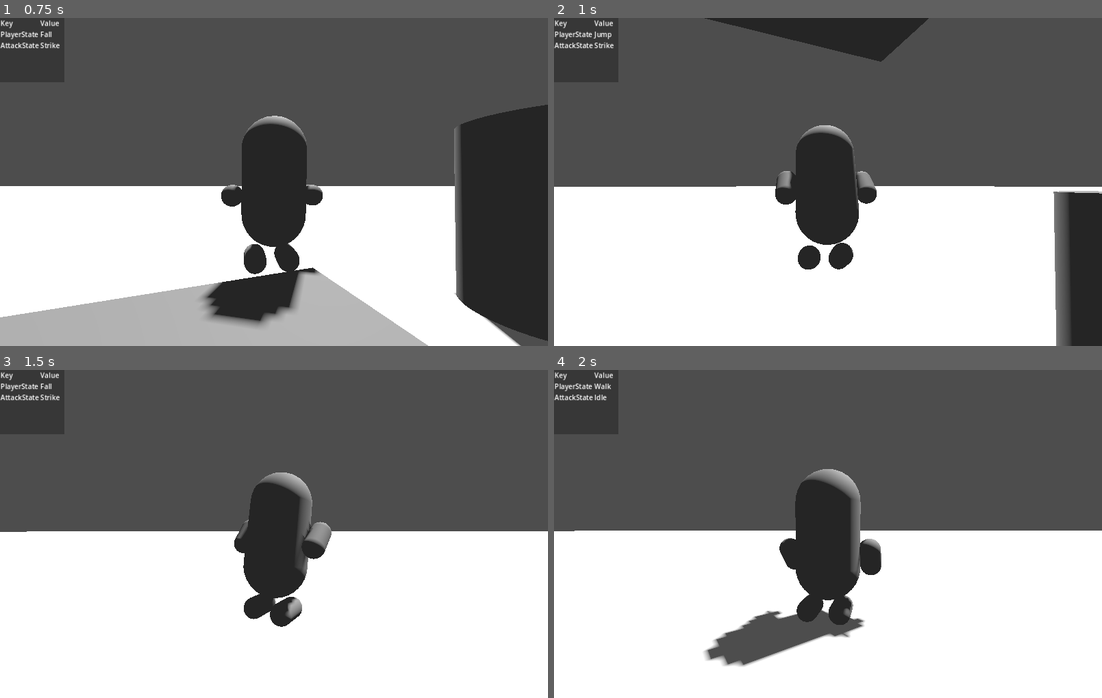
Above: before the commit, frames 1-4 (two rows, left to right).
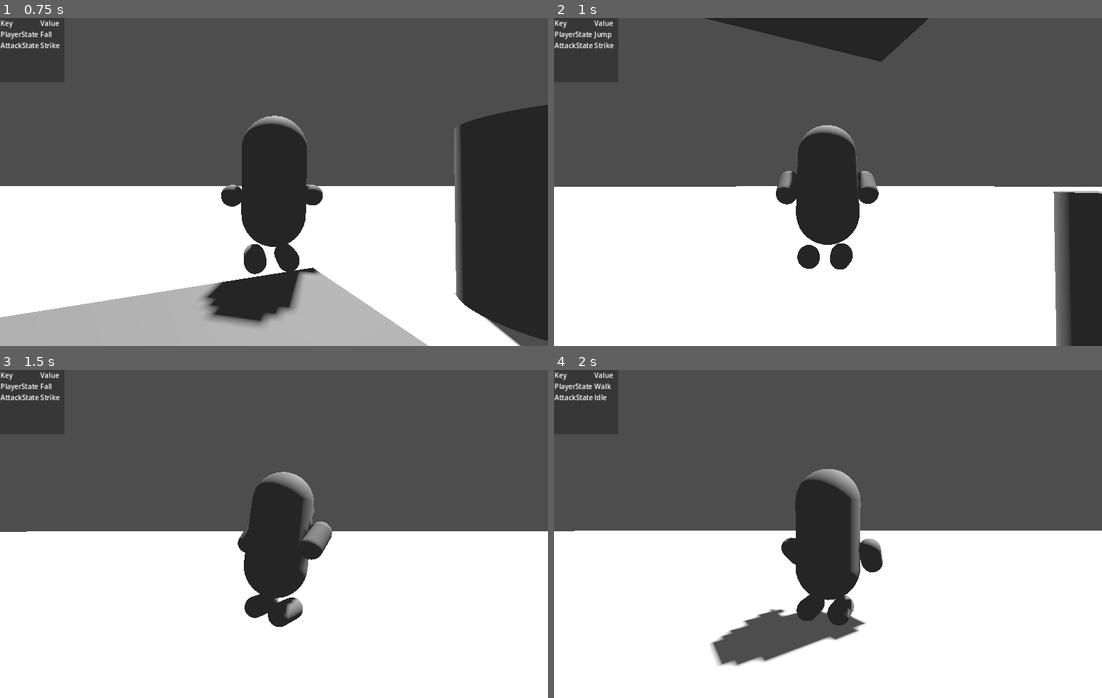
Above: after the commit, the same moments.

Repository: ee0pdt/godot-tps-test
Game: Godot game, scene res://main.tscn
Same seed, same stepped clock (60 frames per second), same inputs: the game is played once before the commit and once after it.
Inputs (mouse positions are in pixels of both pictures, inside the frame that each line leads up to):
- Up to frame 1 (0.75 s): move the mouse to (301, 182) at 0.52 s; hold Up (forward) from 0.53 s (still down); click (301, 182) at 0.6 s
- Up to frame 2 (1 s): keep holding Up (forward); tap Space (jump) at 0.77 s
- Up to frame 3 (1.5 s): keep holding Up (forward); move the mouse to (246, 534) at 1.27 s; click (246, 534) at 1.35 s
- Up to frame 4 (2 s): keep holding Up (forward); tap Space (jump) at 1.52 s

Frame 1 is identical in both runs. In frame 2, 0.4% of the frame differs, in the area x 40-60%, y 32-77%; in frame 3, 0.4%; in frame 4, 1.0%, in the area x 27-60%, y 30-91%.

Commit message:
Fixed other states

Diff:
--- a/player/movement_states/player_fall.gd
+++ b/player/movement_states/player_fall.gd
@@ -42,6 +42,7 @@
 		if direction:
 			player.velocity.x = direction.x * player.AIR_SPEED
 			player.velocity.z = direction.z * player.AIR_SPEED
+			player.rotate_to_camera(direction)
 		else:
 			player.velocity.x = move_toward(player.velocity.x, 0, player.AIR_SPEED)
 			player.velocity.z = move_toward(player.velocity.z, 0, player.AIR_SPEED)
--- a/player/movement_states/player_idle.gd
+++ b/player/movement_states/player_idle.gd
@@ -31,6 +31,7 @@
 		if direction:
 			player.velocity.x = direction.x * player.SPEED
 			player.velocity.z = direction.z * player.SPEED
+			player.rotate_to_camera(direction)
 		else:
 			player.velocity.x = move_toward(player.velocity.x, 0, player.SPEED)
 			player.velocity.z = move_toward(player.velocity.z, 0, player.SPEED)
--- a/player/movement_states/player_jump.gd
+++ b/player/movement_states/player_jump.gd
@@ -41,6 +41,7 @@
 		if direction:
 			player.velocity.x = direction.x * player.AIR_SPEED
 			player.velocity.z = direction.z * player.AIR_SPEED
+			player.rotate_to_camera(direction)
 		else:
 			player.velocity.x = move_toward(player.velocity.x, 0, player.AIR_SPEED)
 			player.velocity.z = move_toward(player.velocity.z, 0, player.AIR_SPEED)
--- a/player/movement_states/player_walk.gd
+++ b/player/movement_states/player_walk.gd
@@ -30,20 +30,7 @@
 		if direction:
 			player.velocity.x = direction.x * player.SPEED
 			player.velocity.z = direction.z * player.SPEED
-
-
-			## Calculate the desired rotation
-			var target_position = player.global_position + direction
-
-			var rotation_speed = 0.1
-			var wtransform = player.global_transform.looking_at(target_position, Vector3.UP)
-			var wrotation = Quaternion(player.global_transform.basis).slerp(Quaternion(wtransform.basis), rotation_speed)
-
-			var old = player.rotation.y
-			#player.rotation.y = wrotation.y
-			player.global_transform = Transform3D(Basis(wrotation), player.global_transform.origin)
-
-			camera_base.rotation.y += old - player.rotation.y
+			player.rotate_to_camera(direction)
 		else:
 			player.velocity.x = move_toward(player.velocity.x, 0, player.SPEED)
 			player.velocity.z = move_toward(player.velocity.z, 0, player.SPEED)
--- a/player/player.gd
+++ b/player/player.gd
@@ -38,3 +38,17 @@
 # Helper function to get the camera's rotation
 func get_camera_rotation_basis() -> Basis:
 	return camera_pivot.global_transform.basis
+
+
+func rotate_to_camera(direction: Vector3) -> void:
+	## Calculate the desired rotation
+		var target_position = global_position + direction
+
+		var rotation_speed = 0.1
+		var wtransform = global_transform.looking_at(target_position, Vector3.UP)
+		var wrotation = Quaternion(global_transform.basis).slerp(Quaternion(wtransform.basis), rotation_speed)
+
+		var old = rotation.y
+		global_transform = Transform3D(Basis(wrotation), global_transform.origin)
+
+		camera_base.rotation.y += old - rotation.y
